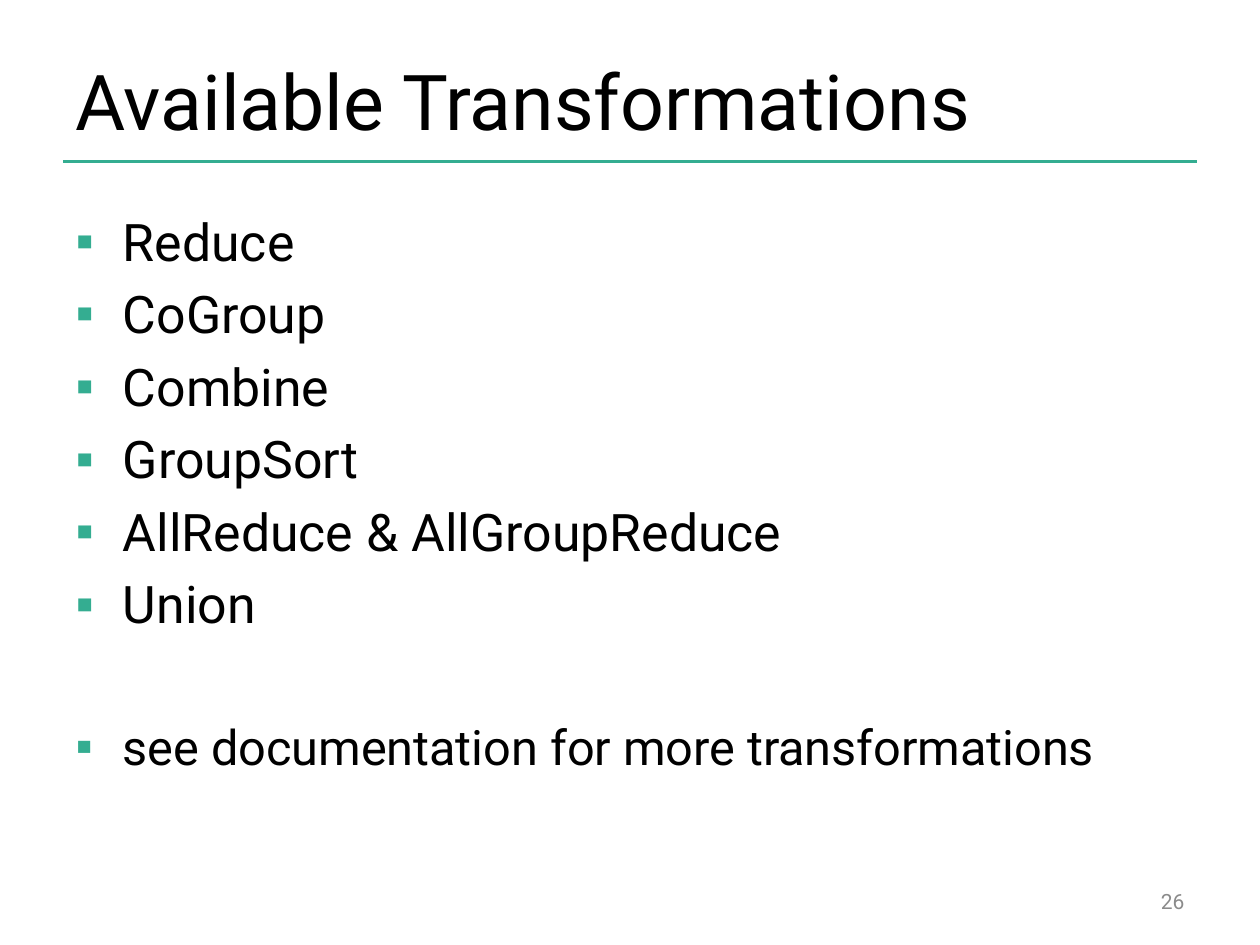
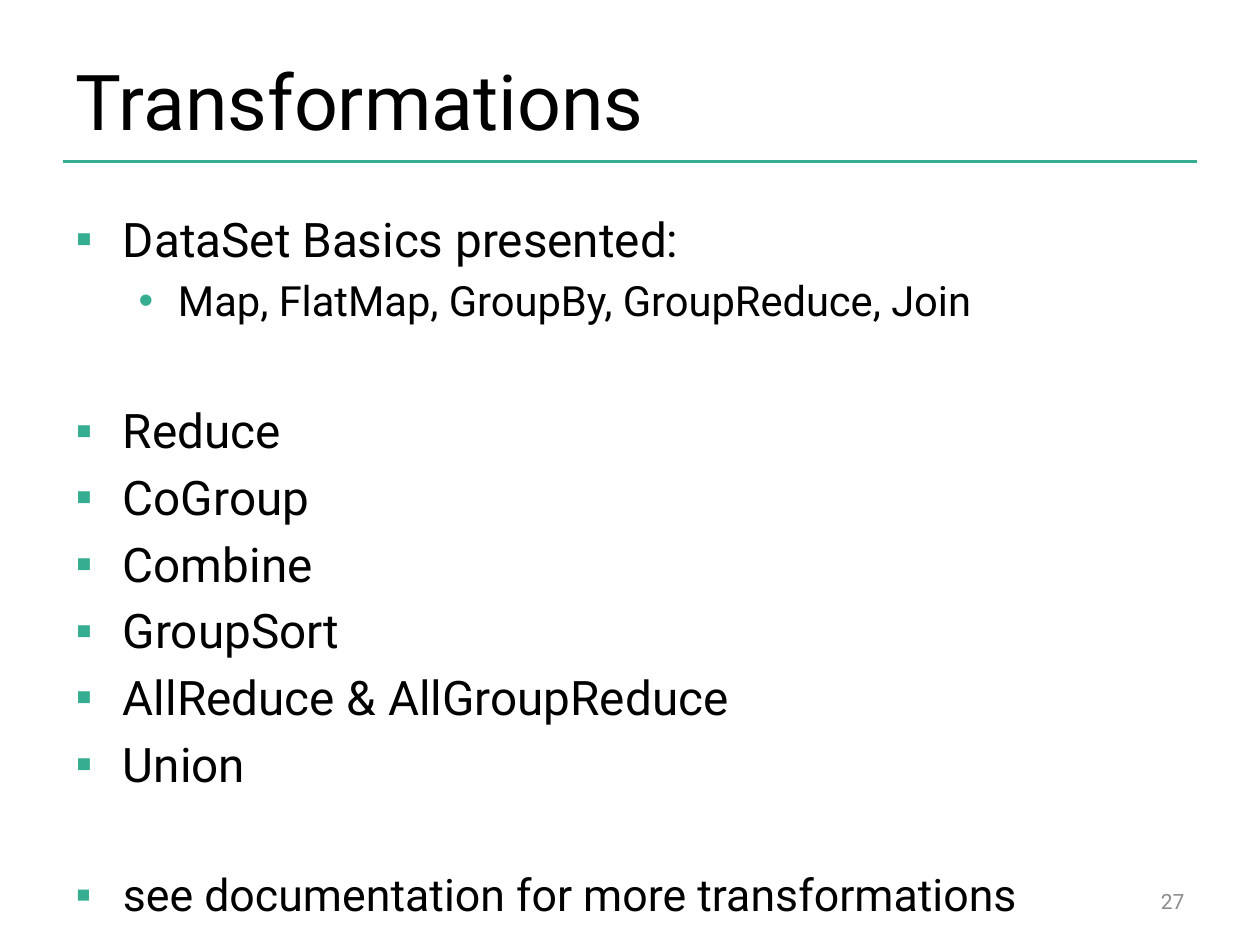
Before and after one commit to dataArtisans/flink-training-web, a slide deck: slide 27 of slides/flink_batch_advanced.pptx (slide 26 before the commit). Drawn at 1260x945 pixels with LibreOffice and Linux fonts; fonts in the diff are those of the drawing; background and template pictures are left out. Boxes give left, top, right and bottom in pixels: in the first picture for what was removed or moved away, otherwise in the second. Text is boxed around its words. In the diff, an @@ line names an element or a change of style, - is before the commit and + after.

```diff
--- a/slides/flink_batch_advanced.pptx
+++ b/slides/flink_batch_advanced.pptx
@@ title at bbox=[76, 71, 644, 131]: text changed @@
-Available Transformations
+Transformations
@@ text at bbox=[123, 221, 971, 325]: paragraphs added @@
+▪ DataSet Basics presented:
+  • Map, FlatMap, GroupBy, GroupReduce, Join
@@ text at bbox=[123, 412, 1016, 912]: size 29.6 to 27.2 pt in "Reduce", "CoGroup", "Combine", "GroupSort" and 2 more places; size 27.8 to 25.5 pt in "see documentation for more transformations" @@
@@ page number at bbox=[1161, 894, 1185, 909]: text changed @@
-26
+27
```
Also in this commit, not shown: 10 other slides changed, 10 slides added, 7 slides removed.
